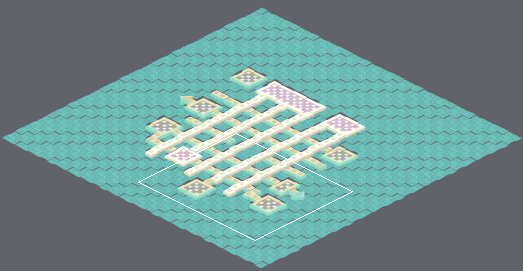
A Tiled map gets an edit: areas/secretArea2.tmx. Above: a wide view before the commit, with the close-up outlined.
Close-up. As it was:
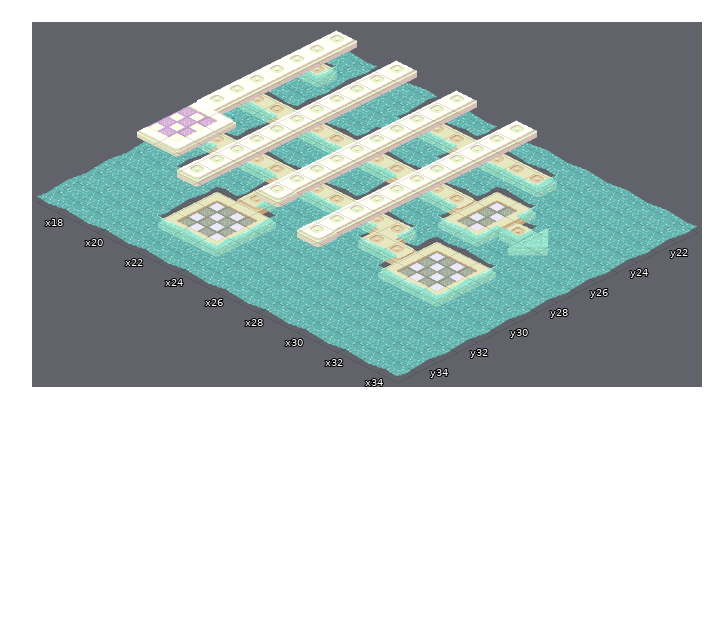
Cells are 64x32 px. Isometric: x runs down to the right, y down to the left. Shown: x 17..34, y 21..35. The commit also changed other parts of the map, which this record leaves out. Layer "Tile Layer 2" is drawn 0,-16 px off the grid.
After the commit:
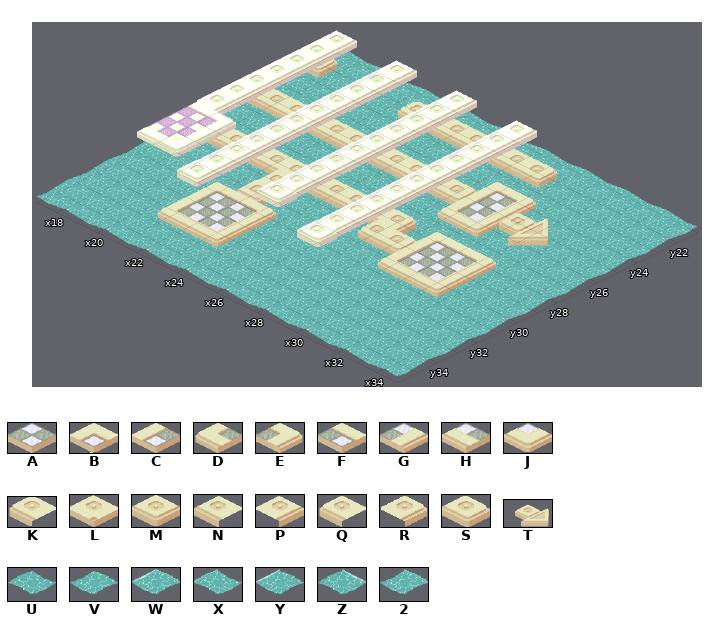
Key: from "Secret Area Prettified Main": A 0, B 1, C 2, D 3, E 4, F 5, G 6, H 7, J 8, K 13; from "Secret Area Prettified Walkway": L 1, M 5, N 6, P 7, Q 8, R 9, S 14; from "SecretArrows": T 3; from "WaterTilesV2": U 0, V 1, W 10, X 18, Y 19, Z 27, 2 28.
_ is an empty cell.
Changes in this commit:
{"where": "layer \"Tile Layer 1\""}
{"y":21,"x":19,"old":"_","new":"V"}
{"y":21,"x":22,"old":"_","new":"U"}
{"y":21,"x":25,"old":"_","new":"V"}
{"y":22,"x":17,"old":"SY_","new":"UVU"}
{"y":22,"x":22,"old":"KNNNNNSX","new":"VUVUVUVU"}
{"y":23,"x":17,"old":"2","new":"V"}
{"y":23,"x":19,"old":"_","new":"V"}
{"y":23,"x":24,"old":"Z_Z","new":"UVU"}
{"y":23,"x":28,"old":"Z","new":"U"}
{"y":24,"x":19,"old":"_","new":"U"}
{"y":24,"x":22,"old":"_","new":"V"}
{"y":24,"x":28,"old":"BEY","new":"VUV"}
{"y":25,"x":17,"old":"NNNNNNNNNNSCGT","new":"VUVUVUVUVUVUVU"}
{"y":26,"x":17,"old":"2Z_2Z2Z2_2ZDJW","new":"UVUVUVUVUVUVUV"}
{"y":27,"x":18,"old":"V_","new":"UV"}
{"y":27,"x":25,"old":"_","new":"V"}
{"y":27,"x":28,"old":"Z2","new":"UV"}
{"y":28,"x":17,"old":"NNNNNLNNNNRYBFEY","new":"UVUVUVUVUVUVUVUV"}
{"y":29,"x":18,"old":"Z_Z2P2Z2ZQSCAGX","new":"UVUVUVUVUVUVUVU"}
{"y":30,"x":19,"old":"_","new":"U"}
{"y":30,"x":22,"old":"MX","new":"VU"}
{"y":30,"x":27,"old":"Z2DHJY","new":"UVUVUV"}
{"y":31,"x":21,"old":"BFEX","new":"VUVU"}
{"y":31,"x":29,"old":"2Z2","new":"VUV"}
{"y":32,"x":21,"old":"CAGY","new":"UVUV"}
{"y":33,"x":21,"old":"DHJX","new":"VUVU"}
{"y":34,"x":21,"old":"Z2Z","new":"UVU"}
{"where": "layer \"Tile Layer 2\""}
{"y":22,"x":17,"old":"_","new":"S"}
{"y":22,"x":22,"old":"_______","new":"KNNNNNS"}
{"y":24,"x":28,"old":"__","new":"BE"}
{"y":25,"x":17,"old":"______________","new":"NNNNNNNNNNSCGT"}
{"y":26,"x":28,"old":"__","new":"DJ"}
{"y":28,"x":18,"old":"__________","new":"NNNNLNNNNR"}
{"y":28,"x":29,"old":"___","new":"BFE"}
{"y":29,"x":22,"old":"_","new":"P"}
{"y":29,"x":27,"old":"_____","new":"QSCAG"}
{"y":30,"x":22,"old":"_","new":"M"}
{"y":30,"x":29,"old":"___","new":"DHJ"}
{"y":31,"x":21,"old":"___","new":"BFE"}
{"y":32,"x":21,"old":"___","new":"CAG"}
{"y":33,"x":21,"old":"___","new":"DHJ"}
